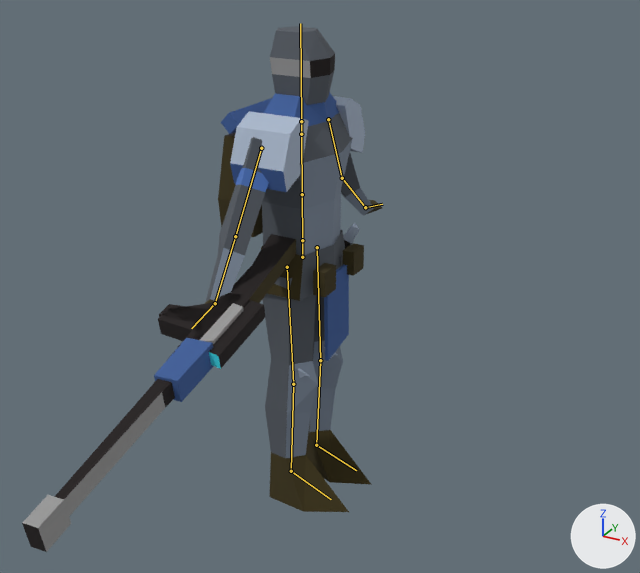
An edit to the Blender file art/models/units/warrior.fremen.blend, drawn before and after from the same camera.
Both versions are drawn from a camera (50 mm lens) standing at (0.653, -1.13, 0.945) and looking at (0.115, -0.152, 0.455). Arrows for +X, +Y and +Z are at lower right; the lights stay in place. The picture after the commit comes second. The bones that bend it are drawn over the model as lines.

Objects in the first picture: 'armor1', 'body', 'weapons0', 'weapons1', 'weapons2'.
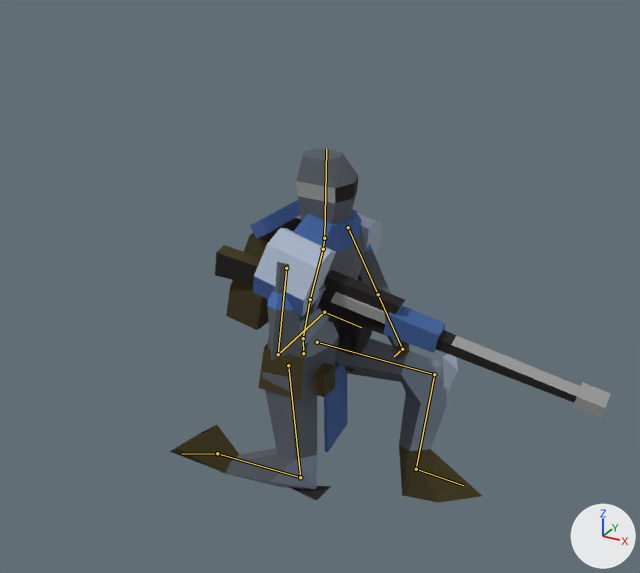
The newer file adds an action. The first version stands in its rest pose; the second is drawn at frame 1 of the action 'idle'.

Location of each change, (x1, y1, x2, y2) in pixels of the pictures (640 x 573 px):
```json
{"object": "body", "change": "posed", "before": [204, 26, 383, 512], "after": [170, 148, 482, 503], "on screen": "74% wider, 27% shorter"}
{"object": "weapons1", "change": "posed", "before": [55, 234, 296, 516], "after": [215, 245, 581, 403], "on screen": "52% wider, 44% shorter"}
{"object": "armor1", "change": "posed", "before": [230, 96, 365, 378], "after": [253, 213, 458, 501], "on screen": "51% wider"}
{"object": "weapons2", "change": "posed", "before": [22, 300, 265, 552], "after": [324, 270, 611, 418], "on screen": "18% wider, 41% shorter"}
{"object": "weapons0", "change": "posed", "before": [159, 293, 244, 360], "after": [316, 292, 409, 356]}
{"bone": "hips", "before": "(302, 257) to (302, 240)", "after": "(303, 353) to (303, 338)"}
{"bone": "spine", "before": "(302, 240) to (302, 194)", "after": "(303, 338) to (310, 299)"}
{"bone": "chest", "before": "(302, 194) to (301, 134)", "after": "(310, 299) to (323, 249)"}
{"bone": "neck", "before": "(301, 134) to (301, 121)", "after": "(323, 249) to (324, 238)"}
{"bone": "head", "before": "(301, 121) to (300, 23)", "after": "(324, 238) to (326, 149)"}
{"bone": "upper_arm.L", "before": "(328, 119) to (342, 178)", "after": "(348, 227) to (378, 294)"}
{"bone": "forearm.L", "before": "(342, 178) to (365, 207)", "after": "(378, 294) to (402, 349)"}
{"bone": "hand.L", "before": "(365, 207) to (382, 204)", "after": "(402, 349) to (394, 356)"}
{"bone": "upper_arm.R", "before": "(261, 148) to (235, 236)", "after": "(286, 268) to (278, 354)"}
{"bone": "forearm.R", "before": "(235, 236) to (215, 303)", "after": "(278, 354) to (324, 312)"}
{"bone": "hand.R", "before": "(215, 303) to (191, 328)", "after": "(324, 312) to (361, 327)"}
{"bone": "thigh.L", "before": "(317, 247) to (320, 360)", "after": "(317, 342) to (434, 374)"}
{"bone": "shin.L", "before": "(320, 360) to (316, 445)", "after": "(434, 374) to (416, 469)"}
{"bone": "foot.L", "before": "(316, 445) to (356, 470)", "after": "(416, 469) to (463, 485)"}
{"bone": "thigh.R", "before": "(287, 267) to (293, 384)", "after": "(288, 365) to (300, 477)"}
{"bone": "shin.R", "before": "(293, 384) to (291, 471)", "after": "(300, 477) to (217, 453)"}
{"bone": "foot.R", "before": "(291, 471) to (331, 499)", "after": "(217, 453) to (182, 454)"}
```

Scene script edits in JSON lines:
```json
{"block": "bone_hips", "where": "bone_hips = bpy.data.objects['rig'].pose.bones['hips']"}
{"op": "set", "path": "bone_hips.location", "old": "(0.0, 0.0, 0.0)", "new": "(0.0, -0.173, 0.0)"}
{"block": "bone_spine", "where": "bone_spine = bpy.data.objects['rig'].pose.bones['spine']  # child of 'hips'"}
{"op": "set", "path": "bone_spine.rotation_euler", "old": "(0.0, 0.0, 0.0)", "new": "(0.0, 0.0, -0.175)", "note": "degrees (0, 0, 0) -> degrees (0, 0, -10)"}
{"block": "bone_chest", "where": "bone_chest = bpy.data.objects['rig'].pose.bones['chest']  # child of 'spine'"}
{"op": "set", "path": "bone_chest.rotation_euler", "old": "(0.0, 0.0, 0.0)", "new": "(0.0, 0.0, -0.0698)", "note": "degrees (0, 0, 0) -> degrees (0, 0, -4)"}
{"block": "bone_neck", "where": "bone_neck = bpy.data.objects['rig'].pose.bones['neck']  # child of 'chest'"}
{"op": "set", "path": "bone_neck.rotation_euler", "old": "(0.0, 0.0, 0.0)", "new": "(0.0, 0.0, 0.14)", "note": "degrees (0, 0, 0) -> degrees (0, 0, 8)"}
{"block": "bone_head", "where": "bone_head = bpy.data.objects['rig'].pose.bones['head']  # child of 'neck'"}
{"op": "set", "path": "bone_head.rotation_euler", "old": "(0.0, 0.0, 0.0)", "new": "(0.0, 0.0, 0.105)", "note": "degrees (0, 0, 0) -> degrees (0, 0, 6)"}
{"block": "bone_upper_arm_l", "where": "bone_upper_arm_l = bpy.data.objects['rig'].pose.bones['upper_arm.L']  # child of 'chest'"}
{"op": "set", "path": "bone_upper_arm_l.rotation_euler", "old": "(0.0, 0.0, 0.0)", "new": "(-0.768, -0.436, -1.03)", "note": "degrees (0, 0, 0) -> degrees (-44, -25, -59)"}
{"block": "bone_forearm_l", "where": "bone_forearm_l = bpy.data.objects['rig'].pose.bones['forearm.L']  # child of 'upper_arm.L'"}
{"op": "set", "path": "bone_forearm_l.rotation_euler", "old": "(0.0, 0.0, 0.0)", "new": "(-0.367, 0.0175, 0.0873)", "note": "degrees (0, 0, 0) -> degrees (-21, 1, 5)"}
{"block": "bone_hand_l", "where": "bone_hand_l = bpy.data.objects['rig'].pose.bones['hand.L']  # child of 'forearm.L'"}
{"op": "set", "path": "bone_hand_l.rotation_euler", "old": "(0.0, 0.0, 0.0)", "new": "(-1.501, -0.419, -0.454)", "note": "degrees (0, 0, 0) -> degrees (-86, -24, -26)"}
{"block": "bone_upper_arm_r", "where": "bone_upper_arm_r = bpy.data.objects['rig'].pose.bones['upper_arm.R']  # child of 'chest'"}
{"op": "set", "path": "bone_upper_arm_r.rotation_euler", "old": "(0.0, 0.0, 0.0)", "new": "(0.14, 0.0, -0.367)", "note": "degrees (0, 0, 0) -> degrees (8, 0, -21)"}
{"block": "bone_forearm_r", "where": "bone_forearm_r = bpy.data.objects['rig'].pose.bones['forearm.R']  # child of 'upper_arm.R'"}
{"op": "set", "path": "bone_forearm_r.rotation_euler", "old": "(0.0, 0.0, 0.0)", "new": "(1.798, 0.908, -0.785)", "note": "degrees (0, 0, 0) -> degrees (103, 52, -45)"}
{"block": "bone_hand_r", "where": "bone_hand_r = bpy.data.objects['rig'].pose.bones['hand.R']  # child of 'forearm.R'"}
{"op": "set", "path": "bone_hand_r.rotation_euler", "old": "(0.0, 0.0, 0.0)", "new": "(-0.681, -0.122, -0.192)", "note": "degrees (0, 0, 0) -> degrees (-39, -7, -11)"}
{"block": "bone_thigh_l", "where": "bone_thigh_l = bpy.data.objects['rig'].pose.bones['thigh.L']  # child of 'hips'"}
{"op": "set", "path": "bone_thigh_l.rotation_euler", "old": "(0.0, 0.0, 0.0)", "new": "(0.227, 0.175, -1.361)", "note": "degrees (0, 0, 0) -> degrees (13, 10, -78)"}
{"block": "bone_shin_l", "where": "bone_shin_l = bpy.data.objects['rig'].pose.bones['shin.L']  # child of 'thigh.L'"}
{"op": "set", "path": "bone_shin_l.rotation_euler", "old": "(0.0, 0.0, 0.0)", "new": "(-0.314, 0.262, 1.379)", "note": "degrees (0, 0, 0) -> degrees (-18, 15, 79)"}
{"block": "bone_foot_l", "where": "bone_foot_l = bpy.data.objects['rig'].pose.bones['foot.L']  # child of 'shin.L'"}
{"op": "set", "path": "bone_foot_l.rotation_euler", "old": "(0.0, 0.0, 0.0)", "new": "(0.332, 0.0, 0.0349)", "note": "degrees (0, 0, 0) -> degrees (19, 0, 2)"}
{"block": "bone_thigh_r", "where": "bone_thigh_r = bpy.data.objects['rig'].pose.bones['thigh.R']  # child of 'hips'"}
{"op": "set", "path": "bone_thigh_r.rotation_euler", "old": "(0.0, 0.0, 0.0)", "new": "(-0.0524, 0.0, -0.0873)", "note": "degrees (0, 0, 0) -> degrees (-3, 0, -5)"}
{"block": "bone_shin_r", "where": "bone_shin_r = bpy.data.objects['rig'].pose.bones['shin.R']  # child of 'thigh.R'"}
{"op": "set", "path": "bone_shin_r.rotation_euler", "old": "(0.0, 0.0, 0.0)", "new": "(0.0698, -0.0524, 1.553)", "note": "degrees (0, 0, 0) -> degrees (4, -3, 89)"}
{"block": "bone_foot_r", "where": "bone_foot_r = bpy.data.objects['rig'].pose.bones['foot.R']  # child of 'shin.R'"}
{"op": "set", "path": "bone_foot_r.rotation_euler", "old": "(0.0, 0.0, 0.0)", "new": "(-0.908, 0.14, 0.297)", "note": "degrees (0, 0, 0) -> degrees (-52, 8, 17)"}
```
